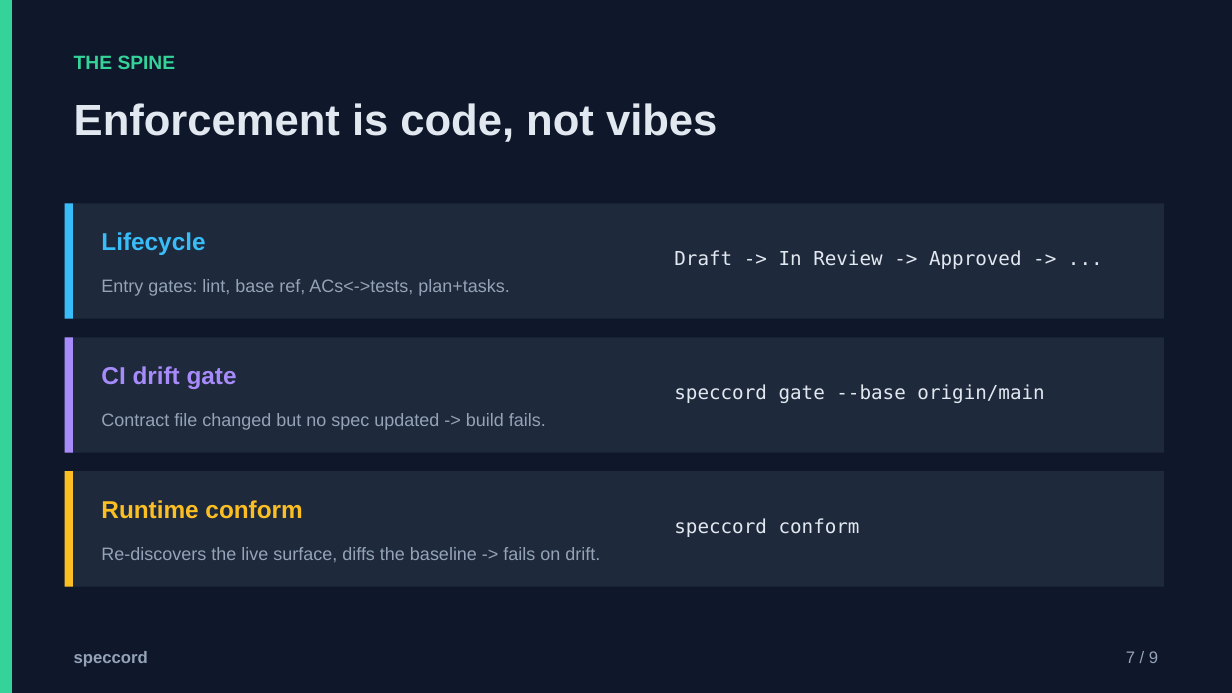
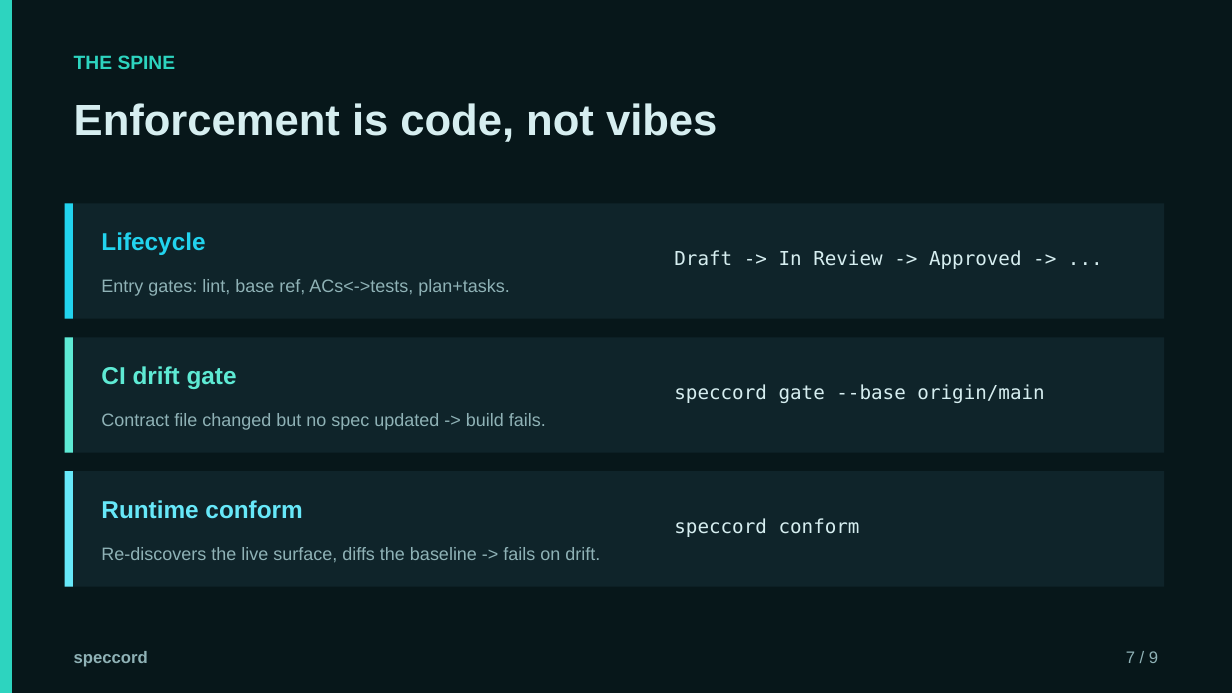
Before and after one commit to krishnachaitanyap/speccord, a slide deck: slide 7 of docs/speccord-deck.pptx. Drawn at 1232x693 pixels with LibreOffice and Linux fonts; fonts in the diff are those of the drawing. Boxes give left, top, right and bottom in pixels: in the first picture for what was removed or moved away, otherwise in the second. Text is boxed around its words. In the diff, an @@ line names an element or a change of style, - is before the commit and + after.

```diff
--- a/docs/speccord-deck.pptx
+++ b/docs/speccord-deck.pptx
@@ background #0F172A to #07171A @@
@@ rectangle at <box>0,0,12,693</box>: fill #34D399 to #2DD4BF @@
@@ text "THE SPINE" at <box>74,55,176,69</box>: text colour #34D399 to #2DD4BF @@
@@ rectangle at <box>65,203,73,319</box>: fill #38BDF8 to #22D3EE @@
@@ text "Lifecycle" at <box>101,232,205,255</box>: text colour #38BDF8 to #22D3EE @@
@@ rectangle at <box>65,337,73,453</box>: fill #A78BFA to #5EEAD4 @@
@@ text "CI drift gate" at <box>101,366,237,389</box>: text colour #A78BFA to #5EEAD4 @@
@@ fill #1E293B to #0F242A in 3 elements at <box>65,203,1165,319</box>, <box>65,337,1165,453</box>, <box>65,471,1165,587</box> @@
@@ rectangle at <box>65,471,73,587</box>: fill #FBBF24 to #67E8F9 @@
@@ text "Runtime conform" at <box>101,500,302,519</box>: text colour #FBBF24 to #67E8F9 @@
@@ text colour #E2E8F0 to #D6EEF0 in 4 elements at <box>74,103,717,142</box>, <box>674,250,1022,269</box>, <box>674,384,1044,403</box>, <box>674,518,860,537</box> @@
@@ text colour #94A3B8 to #8FB2B6 in 5 elements at <box>101,279,509,296</box>, <box>101,413,546,430</box>, <box>101,547,600,563</box>, <box>74,651,148,667</box>, <box>1126,651,1158,663</box> @@
```
Also in this commit, not shown: 8 other slides changed, 18 other files.
